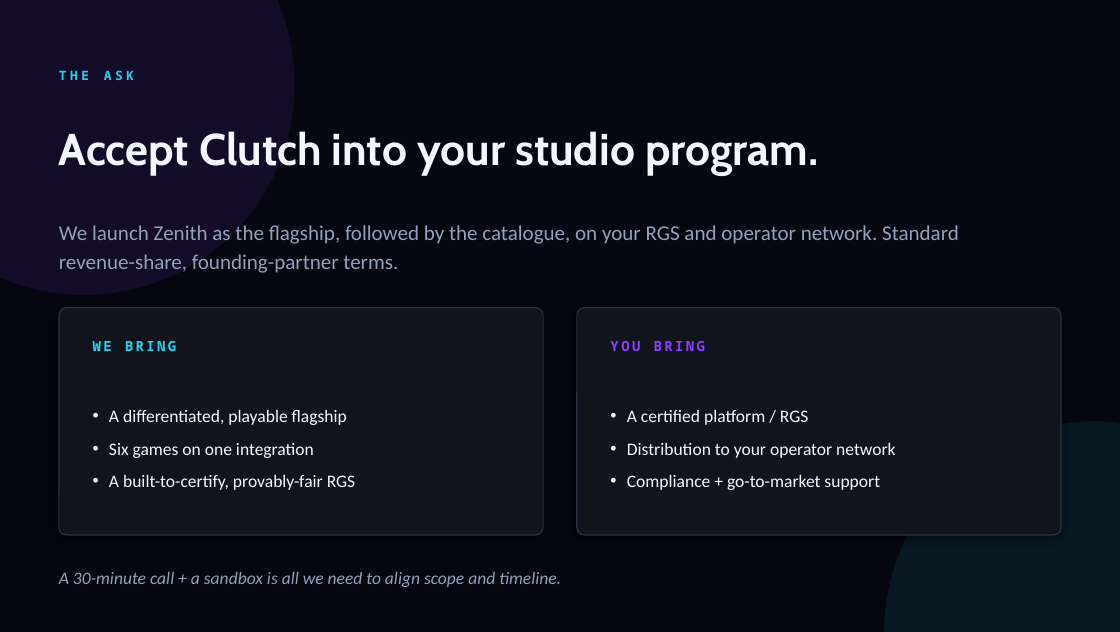
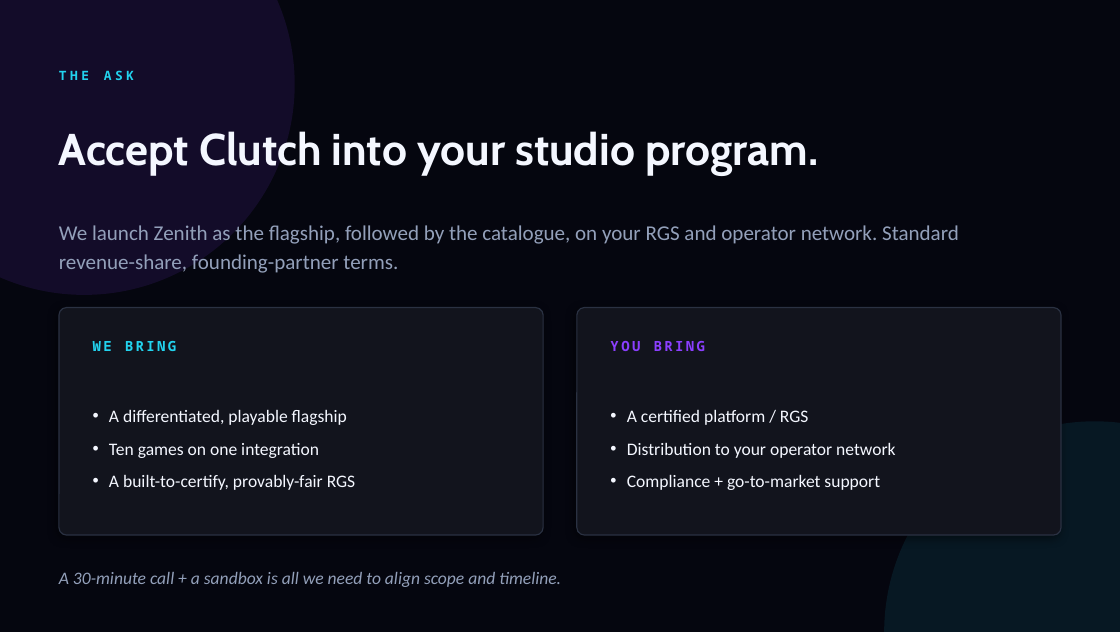
Before and after one commit to itsalizee/clutch-rgs-demo, a slide deck: slide 9 of outreach/programs/Clutch-Studios-Deck.pptx. Drawn at 1120x632 pixels with LibreOffice and Linux fonts; fonts in the diff are those of the drawing. Boxes give left, top, right and bottom in pixels: in the first picture for what was removed or moved away, otherwise in the second. Text is boxed around its words. In the diff, an @@ line names an element or a change of style, - is before the commit and + after.

```diff
--- a/outreach/programs/Clutch-Studios-Deck.pptx
+++ b/outreach/programs/Clutch-Studios-Deck.pptx
@@ text at (109,443,319,458): text changed @@
-• Six games on one integration
+• Ten games on one integration
```
Also in this commit, not shown: 6 other slides changed, 17 other files.
